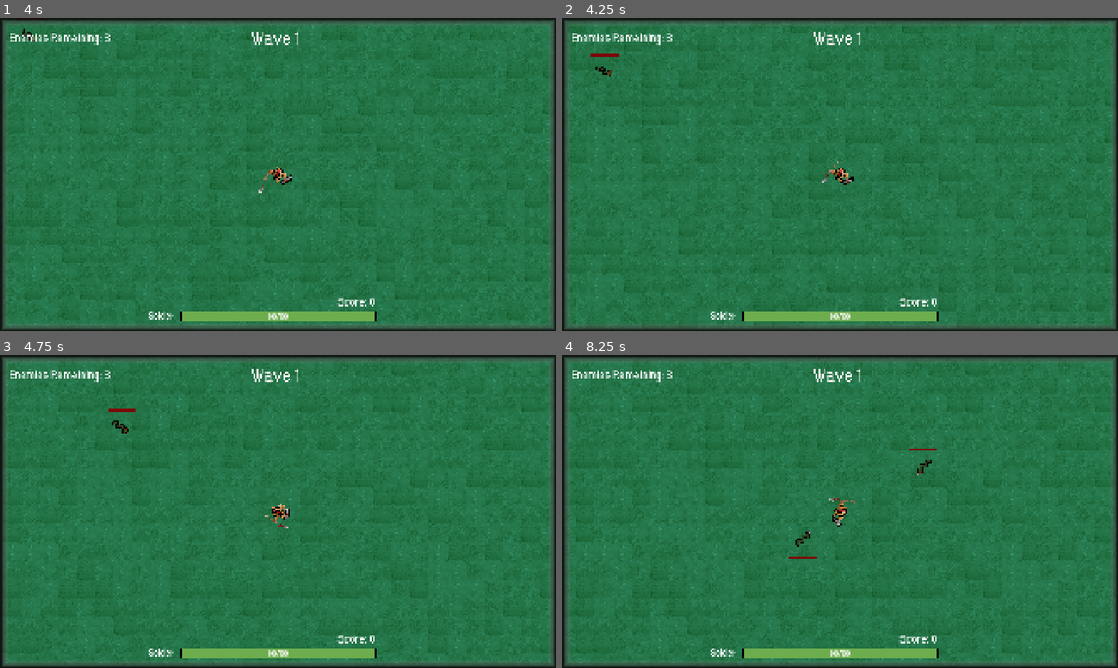
Above: before the commit, frames 1-4 (two rows, left to right).
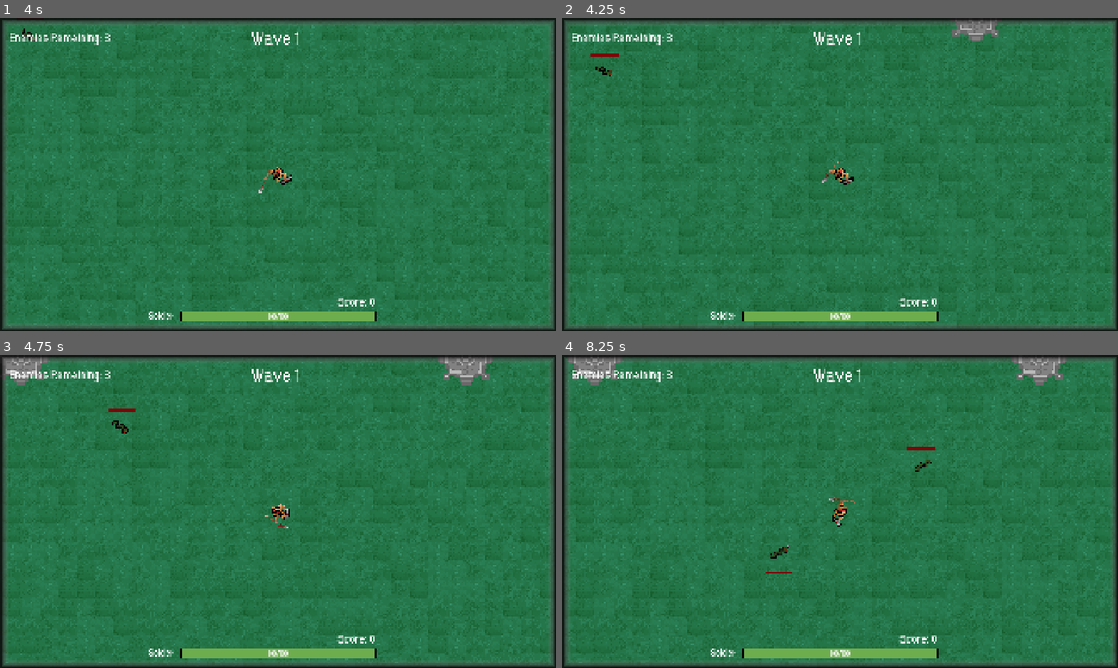
Above: after the commit, the same moments.

Repository: BDesro/Pantheon-V2
Game: Godot game, scene res://scenes/main_menu.tscn
The game is run twice, just before and just after one commit, with the same random seed, the same clock (stepped at 60 frames per second) and the same inputs.
Inputs (mouse positions are in pixels of both pictures, inside the frame that each line leads up to):
- Up to frame 1 (4 s): click "PLAY" at 0.5 s; tap Enter at 1.25 s; move the mouse to (400, 158) at 1.27 s; press the mouse at (400, 158) at 1.28 s; hold D (right) 1.28-2.03 s; move the mouse to (166, 190) at 2.02 s; release the mouse at (166, 190) at 2.03 s; hold S (down) 2.03-2.78 s; right-click (166, 190) at 2.1 s; move the mouse to (333, 105) at 2.77 s; hold D (right) 2.78-3.53 s; tap Space (space) at 2.85 s; move the mouse to (250, 237) at 3.52 s; hold W (up) from 3.53 s (still down); click (250, 237) at 3.6 s
- Up to frame 2 (4.25 s): keep holding W (up)
- Up to frame 3 (4.75 s): move the mouse to (444, 558) at 4.27 s; release W (up) at 4.28 s; hold A (left) from 4.28 s (still down); hold Right mouse button (right_click) from 4.28 s (still down)
- Up to frame 4 (8.25 s): move the mouse to (673, 464) at 5.02 s; release Right mouse button (right_click) at 5.03 s; tap Space (space) at 5.1, 7.35 s; move the mouse to (867, 511) at 5.77 s; release A (left) at 5.78 s; press the mouse at (867, 511) at 5.78 s; hold S (down) 5.78-6.53 s; move the mouse to (756, 433) at 6.52 s; release the mouse at (756, 433) at 6.53 s; hold D (right) 6.53-7.28 s; right-click (756, 433) at 6.6 s; move the mouse to (962, 495) at 7.27 s; hold W (up) 7.28-8.03 s; move the mouse to (728, 527) at 8.02 s; hold D (right) from 8.03 s (still down); click (728, 527) at 8.1 s

Frame 1 is identical in both runs. In frame 2, 0.4% of the frame differs, in the area x 70-79%, y 0-8%; in frame 3, 1.1%; in frame 4, 1.3%, in the area x 1-91%, y 0-70%.

Commit message:
SnakeSpawner texture, snake strike animation

Diff:
--- a/scenes/enemy_snake.tscn
+++ b/scenes/enemy_snake.tscn
@@ -296,6 +296,18 @@
 "update": 1,
 "values": [0]
 }
+tracks/2/type = "value"
+tracks/2/imported = false
+tracks/2/enabled = true
+tracks/2/path = NodePath("Hurtbox/HurtboxArea:position")
+tracks/2/interp = 1
+tracks/2/loop_wrap = true
+tracks/2/keys = {
+"times": PackedFloat32Array(0),
+"transitions": PackedFloat32Array(1),
+"update": 0,
+"values": [Vector2(-1, 7)]
+}
 
 [sub_resource type="Animation" id="Animation_xhlo2"]
 resource_name = "die"
@@ -397,6 +409,59 @@
 
 [sub_resource type="Animation" id="Animation_nexp4"]
 resource_name = "strike"
+length = 0.8
+tracks/0/type = "method"
+tracks/0/imported = false
+tracks/0/enabled = true
+tracks/0/path = NodePath("AnimatedSprite2D")
+tracks/0/interp = 1
+tracks/0/loop_wrap = true
+tracks/0/keys = {
+"times": PackedFloat32Array(0),
+"transitions": PackedFloat32Array(1),
+"values": [{
+"args": [&"strike"],
+"method": &"play"
+}]
+}
+tracks/1/type = "value"
+tracks/1/imported = false
+tracks/1/enabled = true
+tracks/1/path = NodePath("AnimatedSprite2D:frame")
+tracks/1/interp = 1
+tracks/1/loop_wrap = true
+tracks/1/keys = {
+"times": PackedFloat32Array(0, 0.25, 0.5, 0.6, 0.75),
+"transitions": PackedFloat32Array(1, 1, 1, 1, 1),
+"update": 1,
+"values": [0, 1, 2, 3, 4]
+}
+tracks/2/type = "value"
+tracks/2/imported = false
+tracks/2/enabled = true
+tracks/2/path = NodePath("Hurtbox/HurtboxArea:position")
+tracks/2/interp = 0
+tracks/2/loop_wrap = true
+tracks/2/keys = {
+"times": PackedFloat32Array(0, 0.5, 0.6, 0.75, 0.8),
+"transitions": PackedFloat32Array(1, 1, 1, 1, 1),
+"update": 1,
+"values": [Vector2(0, 4), Vector2(-1, 7), Vector2(0, 8), Vector2(-1, 6), Vector2(0, 4)]
+}
+tracks/3/type = "method"
+tracks/3/imported = false
+tracks/3/enabled = true
+tracks/3/path = NodePath(".")
+tracks/3/interp = 1
+tracks/3/loop_wrap = true
+tracks/3/keys = {
+"times": PackedFloat32Array(0.5),
+"transitions": PackedFloat32Array(1),
+"values": [{
+"args": [],
+"method": &"_handle_strike_lunge"
+}]
+}
 
 [sub_resource type="AnimationLibrary" id="AnimationLibrary_a35dn"]
 _data = {
@@ -420,6 +485,7 @@
 collision_mask = 7
 motion_mode = 1
 script = ExtResource("1_8bq8f")
+speed = 0.0
 
 [node name="AnimatedSprite2D" type="AnimatedSprite2D" parent="EnemySnake"]
 material = SubResource("ShaderMaterial_2pab6")
@@ -448,7 +514,7 @@
 priority = 1
 
 [node name="HurtboxArea" type="CollisionShape2D" parent="EnemySnake/Hurtbox"]
-position = Vector2(0, 4)
+position = Vector2(-1, 7)
 rotation = 1.5708
 shape = SubResource("CapsuleShape2D_xhlo2")
 debug_color = Color(0.771239, 0.0593387, 0.203927, 0.42)
--- a/scenes/snake_spawner.tscn
+++ b/scenes/snake_spawner.tscn
@@ -1,6 +1,11 @@
-[gd_scene load_steps=2 format=3 uid="uid://bykflutfldv1h"]
+[gd_scene load_steps=3 format=3 uid="uid://bykflutfldv1h"]
 
 [ext_resource type="Script" uid="uid://dhu2aqticetid" path="res://scripts/snake_spawner.gd" id="1_0tmwk"]
+[ext_resource type="Texture2D" uid="uid://b10rtvhiocosu" path="res://assets/Pantheon_Spawner.png" id="2_g4s67"]
 
 [node name="SnakeSpawner" type="Node2D"]
 script = ExtResource("1_0tmwk")
+
+[node name="Sprite2D" type="Sprite2D" parent="."]
+scale = Vector2(2, 2)
+texture = ExtResource("2_g4s67")
--- a/scripts/adept.gd
+++ b/scripts/adept.gd
@@ -76,8 +76,9 @@
 		sprite.play("idle")
 
 func _on_anim_player_animation_finished(anim_name: StringName) -> void:
-	if anim_name == "sword1" or anim_name == "sword2":
-		last_sword = anim_name
+	if anim_name == "sword1" or anim_name == "sword2" or anim_name == "dash":
+		if anim_name != "dash":
+			last_sword = anim_name
 
 		if Input.is_action_pressed("left_click"):
 			if last_sword == "sword1":
--- a/scripts/enemy_snake.gd
+++ b/scripts/enemy_snake.gd
@@ -21,15 +21,18 @@
 var health: int
 var is_alive: bool = true
 
-var speed: float = 50
+@export var speed: float = 50
 var knockback_velocity: Vector2 = Vector2.ZERO
 var knockback_decay: float = 100.0 # How quickly the knockback slows
 var last_hit_source: Vector2
 
 var player = null
+var previous_player_distance = 0
+var strike_distance = 40
 
 func _on_ready():
 	health = max_health
+	speed = 50
 	stop_moving = false
 	while not health_bar.ready:
 		get_tree().process_frame
@@ -43,19 +46,33 @@
 
 	_handle_knockback(delta)
 
+	var distance_from_player = global_position.distance_to(player.active_character.global_position)
+
 	if stop_moving == false and is_instance_valid(player):
 		_handle_animations()
-
-		if global_position.distance_to(player.active_character.global_position) > 50:
+		if distance_from_player >= 100:
 			position_to_attack = Vector2(player.active_character.global_position.x + random_distance_from_player, player.active_character.global_position.y + random_distance_from_player)
+		elif distance_from_player < strike_distance and previous_player_distance > strike_distance:
+			if round(randf_range(0, 1)) == 1:
+				stop_moving = true
+				$AnimationPlayer.play("strike")
+				velocity = Vector2.ZERO
+			else:
+				position_to_attack = player.active_character.global_position
 		else:
 			position_to_attack = player.active_character.global_position
-		direction = global_position.direction_to(position_to_attack)
-		velocity = direction * speed
 
-		move_and_collide(velocity * delta)
+		if not stop_moving:
+			direction = global_position.direction_to(position_to_attack)
+			velocity = direction * speed
+
+		previous_player_distance = distance_from_player
+	elif $AnimationPlayer.current_animation == "strike":
+		pass
 	else:
 		velocity = Vector2.ZERO
+
+	move_and_collide(velocity * delta)
 
 	if velocity.y >= 0:
 		health_bar.global_position = global_position + Vector2(-12, -16)
@@ -65,13 +82,21 @@
 func _handle_animations():
 	if velocity != Vector2.ZERO:
 		sprite.play("slither")
-		rotation = direction.angle() - PI/2
+		_handle_rotation()
+
+func _handle_rotation():
+	rotation = direction.angle() - PI/2
 
 func _handle_knockback(delta: float): # Decays knockback speed each frame
 	if knockback_velocity.length() > 10.0:
 		var motion = knockback_velocity * delta
 		move_and_collide(motion)
 		knockback_velocity = knockback_velocity.move_toward(Vector2.ZERO, knockback_decay * delta)
+
+func _handle_strike_lunge():
+	direction = global_position.direction_to(player.active_character.global_position)
+	_handle_rotation()
+	velocity = direction * speed * 3
 
 func _set_health(value: int):
 	health = clamp(value, 0, max_health)
@@ -85,6 +110,8 @@
 	if health > 0:
 		last_hit_source = source_position
 		flash_anim.play("flash")
+		$AnimationPlayer.stop()
+		stop_moving = false
 		var new_health = health - damage
 		_set_health(new_health)
 
@@ -105,6 +132,8 @@
 func _on_animation_finished(anim_name: StringName):
 	if anim_name == "die":
 		get_parent().queue_free()
+	elif anim_name == "strike":
+		stop_moving = false
 
 func _on_hurtbox_area_entered(area: Area2D) -> void: # Currently Damages enemy (UPDATE TO GLOBAL FUNCTIONS WHEN READY)
 	if hurtbox.monitoring:
Binary file added: assets/Pantheon_Spawner.png
Not shown, added: assets/Pantheon_Spawner.png.import
